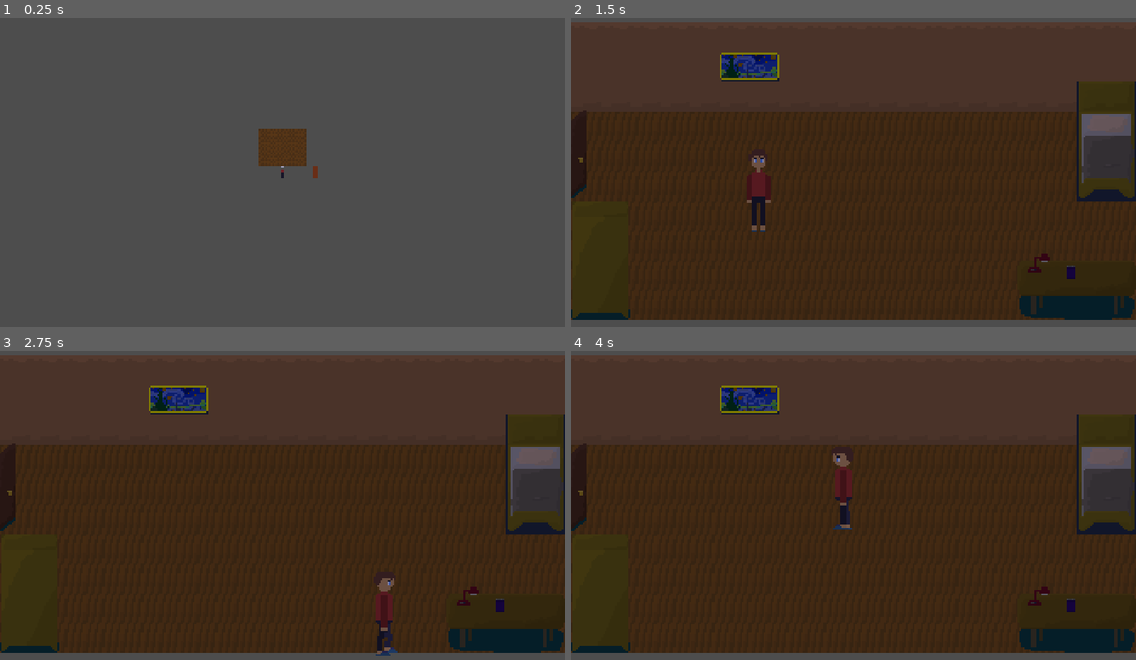
Above: before the commit, frames 1-4 (two rows, left to right).
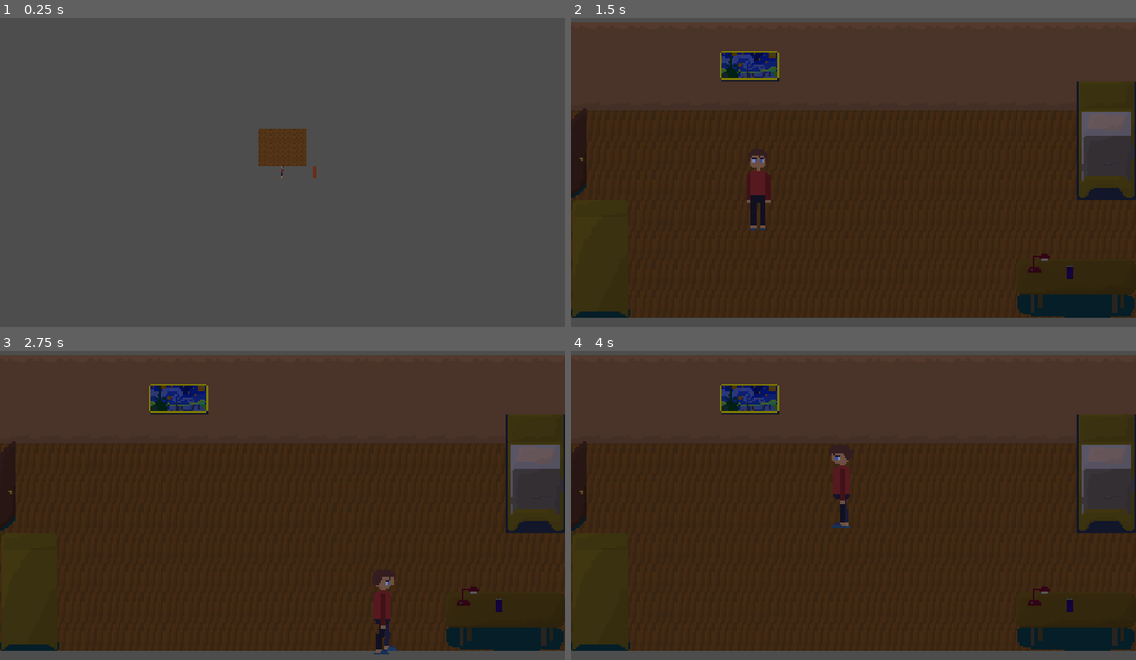
Above: after the commit, the same moments.

Repository: X-A-O-C/simmarket
Game: Godot game, scene res://scene/game.tscn
Same seed, same stepped clock (60 frames per second), same inputs: the game is played once before the commit and once after it.
Inputs:
- Up to frame 1 (0.25 s): no input
- Up to frame 2 (1.5 s): tap Enter at 0.5 s; hold D (right) 0.53-1.28 s; hold E (interact) 0.53-1.28 s; hold S (down) from 1.28 s (still down); tap E (interact) at 1.35 s
- Up to frame 3 (2.75 s): release S (down) at 2.03 s; hold D (right) from 2.03 s (still down); hold E (interact) from 2.03 s (still down)
- Up to frame 4 (4 s): release D (right) at 2.78 s; release E (interact) at 2.78 s; hold W (up) 2.78-3.53 s; tap E (interact) at 2.85 s; hold A (left) from 3.53 s (still down); hold E (interact) from 3.53 s (still down)

The runs differ from the first frame. In frame 1, less than 0.1% of the frame differs, in the area x 49-57%, y 47-52%; in frame 2, 1.7%; in frame 3, 1.8%, in the area x 0-100%, y 10-99%; in frame 4, 1.8%.

Commit message:
made godot setting better for pixel art games

Diff:
--- a/supermarket/project.godot
+++ b/supermarket/project.godot
@@ -109,3 +109,5 @@
 
 textures/canvas_textures/default_texture_filter=0
 rendering_device/driver.windows="d3d12"
+2d/snap/snap_2d_transforms_to_pixel=true
+2d/snap/snap_2d_vertices_to_pixel=true
